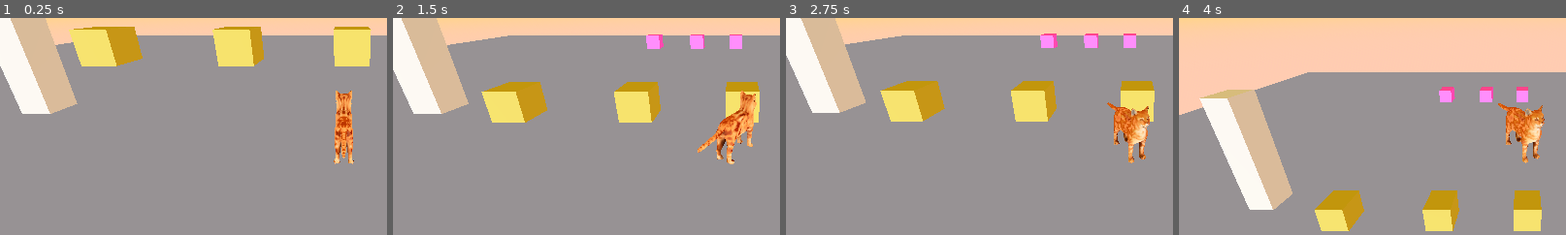
Above: before the commit, frames 1-4 (left to right).
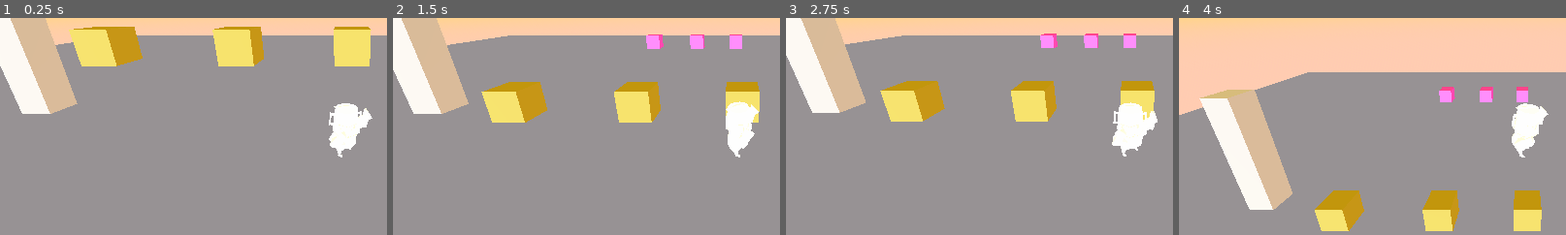
Above: after the commit, the same moments.

Repository: otsuki1153/Game-Jam-Base
Game: Godot game, scene res://Level Scenes/main.tscn
The game is run twice, just before and just after one commit, with the same random seed, the same clock (stepped at 60 frames per second) and the same inputs.
Inputs (mouse positions are % of the whole screen's width and height, from its top left):
- Up to frame 1 (0.25 s): no input
- Up to frame 2 (1.5 s): move the mouse to (55, 50) at 0.52 s; tap A (A) at 0.6 s; tap D (D) at 0.8, 1.35 s; tap Enter at 1.25 s; move the mouse to (45, 50) at 1.27 s
- Up to frame 3 (2.75 s): tap S (S) at 1.55, 2.1 s; move the mouse to (52, 48) at 2.02 s; tap A (A) at 2.3 s
- Up to frame 4 (4 s): move the mouse to (49, 52) at 2.77 s; tap A (A) at 2.85 s; tap D (D) at 3.05, 3.6 s; tap Space (Espaco) at 3.5 s; move the mouse to (57, 51) at 3.52 s; tap S (S) at 3.8 s
The pictures show only the part of the screen within x 6-56%, y 33-82%; the shares and areas given below are measured in that part.

The runs differ from the first frame. In frame 1, 2.0% of the frame differs, in the area x 84-97%, y 33-68%; in frame 2, 2.3%, in the area x 78-95%, y 33-68%; in frame 3, 2.1%; in frame 4, 2.0%.

Commit message:
feat(anim Player)

Diff:
--- /dev/null
+++ b/treino-de-2.5-3d/Characters Models/Chalu/chalu___low_polly___animacoes.tscn
@@ -0,0 +1,26 @@
+[gd_scene format=3 uid="uid://dags8dvgp44h4"]
+
+[ext_resource type="PackedScene" uid="uid://rh3kkep5nyfj" path="res://Characters Models/Chalu/Chalu - LowPolly - Animacoes.fbx" id="1_8o44a"]
+
+[node name="Chalu - LowPolly - Animacoes" unique_id=734700064 instance=ExtResource("1_8o44a")]
+
+[node name="Skeleton3D" parent="Armature" parent_id_path=PackedInt32Array(1131430601) index="0" unique_id=781235695]
+bones/0/rotation = Quaternion(0.61564827, -0.07486294, -0.1482799, 0.7703154)
+bones/1/rotation = Quaternion(0.014177786, -0.01599985, 0.08346849, 0.9962811)
+bones/2/rotation = Quaternion(0.23445484, 0.004056003, -0.047633562, 0.97095084)
+bones/3/rotation = Quaternion(-0.12542759, 0.008071662, -0.0021624397, 0.9920676)
+bones/5/rotation = Quaternion(-0.12467137, 0.24261639, -0.74409205, 0.60985357)
+bones/6/rotation = Quaternion(0.27249798, 0.064365394, -0.14784974, 0.9485476)
+bones/7/rotation = Quaternion(0.48141554, -0.30688938, -0.51280856, 0.6411595)
+bones/8/rotation = Quaternion(-0.0046604024, 0.06254906, -0.019403335, 0.9978424)
+bones/10/rotation = Quaternion(0.42539153, 0.2946818, 0.7268235, 0.45158863)
+bones/11/rotation = Quaternion(-0.0020883412, 0.0077605825, -0.12884763, 0.9916319)
+bones/12/rotation = Quaternion(0.27452043, 0.42972782, -0.26061857, 0.81978685)
+bones/13/rotation = Quaternion(0.16591884, 0.0015203981, -0.020074897, 0.9859339)
+bones/15/position = Vector3(0.019637967, -9.069801e-06, -0.009146514)
+bones/15/rotation = Quaternion(0.8632308, 0.4770659, 0.090109505, -0.13827856)
+bones/16/rotation = Quaternion(0.11640373, -0.040270455, 0.3781284, 0.91752243)
+bones/17/rotation = Quaternion(-0.48549825, -0.08953411, -0.49089012, 0.71784544)
+bones/19/rotation = Quaternion(0.8390651, -0.22617428, -0.4947845, -0.0017975343)
+bones/20/rotation = Quaternion(-0.016784314, -0.013575112, -0.46688357, 0.8840554)
+bones/21/rotation = Quaternion(-0.44573933, -0.061596543, 0.6619915, 0.59940785)
--- a/treino-de-2.5-3d/Characters Scenes/player.gd
+++ b/treino-de-2.5-3d/Characters Scenes/player.gd
@@ -13,7 +13,10 @@
 
 @export var base_attack:float = 1.0
 
-@onready var body: MeshInstance3D = $MeshInstance3D
+@onready var body: Node3D = $"Chalu - LowPolly - Animacoes"
+@onready var player: AnimationPlayer = $"Chalu - LowPolly - Animacoes/AnimationPlayer"
+
+
 @onready var hit_collision_pivot: Node3D = $HitCollisionPivot
 @onready var hit_range: Area3D = $HitCollisionPivot/HitRange
 
@@ -31,6 +34,10 @@
 var can_attack: bool = false
 var paused: bool = false
 
+
+var attacking:bool = false
+var idle: bool = true
+var run: bool = false
 
 func _ready() -> void:
 	add_to_group("player")
@@ -90,6 +97,7 @@
 	var dir = enemy_attacked.global_position - global_position
 	dir.y = 0.0
 	dir = dir.normalized()
+	attacking = false
 
 	if counter_combo_punch == 2 and counter_combo_kick == 0:
 		critical_damage = true
@@ -114,12 +122,15 @@
 
 	if can_attack:
 		if Input.is_action_just_pressed("K(Soco)"):
-			#toca animação de soco com impacto
 			#toca som de soco com impacto
 			if critical_damage == false:
+				attacking = true
+				player.current_animation = "Armature|SocoFraco"
 				enemy_attacked.apply_Impact(dir, push_intensity)
 				counter_combo_punch += 1
 			else:
+				attacking = true
+				player.current_animation = "Armature|SocoForte"
 				var enemies = hit_range.get_overlapping_bodies()
 				for enemy in enemies:
 					if enemy.is_in_group("enemy") and enemy is CharacterBody3D:
@@ -128,13 +139,19 @@
 				counter_combo_kick = 0
 				critical_damage = false
 				hit_range.scale = Vector3.ONE
+				attacking = false
 		elif Input.is_action_just_pressed("L(Chute)"):
 			#toca animação de chute com impacto
 			#toca som de chute com impacto
 			if critical_damage == false:
+				attacking = true
+				player.current_animation = "Armature|ChuteFraco"
 				enemy_attacked.apply_Impact(dir, push_intensity)
 				counter_combo_kick += 1
-			else:
+				attacking = false
+			else:
+				attacking = true
+				player.current_animation = "Armature|ChuteForte"
 				var enemies = hit_range.get_overlapping_bodies()
 				for enemy in enemies:
 					if enemy.is_in_group("enemy") and enemy is CharacterBody3D:
@@ -143,11 +160,14 @@
 				counter_combo_kick = 0
 				critical_damage = false
 				hit_range.scale = Vector3.ONE
+				attacking = false
 	else:
 		if Input.is_action_just_pressed("K(Soco)"):
 			#toca animação de soco sem impacto
 			#toca som de soco sem impacto
 			if critical_damage == false:
+				attacking = true
+				player.current_animation = "Armature|SocoFraco"
 				counter_combo_punch += 1
 			else:
 				counter_combo_kick = 0
@@ -159,6 +179,8 @@
 			if critical_damage == false:
 				counter_combo_kick += 1
 			else:
+				attacking = true
+				player.current_animation = "Armature|ChuteFraco"
 				counter_combo_kick = 0
 				counter_combo_punch = 0
 				critical_damage = false
@@ -166,6 +188,8 @@
 
 	#print("contador chute: ", counter_combo_kick)
 	#print("contador soco: ", counter_combo_punch)
+
+
 
 
 func movement(delta: float) -> void:
@@ -187,6 +211,7 @@
 
 
 		if direction != Vector3.ZERO:
+			run = true
 			velocity.x = move_toward(velocity.x, direction.x * SPEED, acceleration * delta)
 			velocity.z = move_toward(velocity.z, direction.z * SPEED, acceleration * delta)
 			var target_angle = atan2(direction.x, direction.z)
@@ -194,6 +219,9 @@
 			body.rotation.y = lerp_angle(body.rotation.y, target_angle, 5.0 * delta)
 			hit_collision_pivot.look_at(look_target, Vector3.UP)
 		else:
+			if !attacking:
+				player.current_animation = "Armature|Idle"
+
 			velocity.x = move_toward(velocity.x, 0, friction * delta)
 			velocity.z = move_toward(velocity.z, 0, friction * delta)
 	else:
--- a/treino-de-2.5-3d/Characters Scenes/player.tscn
+++ b/treino-de-2.5-3d/Characters Scenes/player.tscn
@@ -1,7 +1,7 @@
 [gd_scene format=3 uid="uid://dh6sf4bucm567"]
 
 [ext_resource type="Script" uid="uid://ctua7o57wg858" path="res://Characters Scenes/player.gd" id="1_365mm"]
-[ext_resource type="ArrayMesh" uid="uid://don3tebuteehu" path="res://Characters Models/Gato PlaceHolder/12221_Cat_v1_l3.obj" id="2_k6te6"]
+[ext_resource type="PackedScene" uid="uid://dags8dvgp44h4" path="res://Characters Models/Chalu/chalu___low_polly___animacoes.tscn" id="2_k6te6"]
 
 [sub_resource type="CapsuleShape3D" id="CapsuleShape3D_k6te6"]
 
@@ -15,9 +15,8 @@
 collision_mask = 0
 script = ExtResource("1_365mm")
 
-[node name="MeshInstance3D" type="MeshInstance3D" parent="." unique_id=77113508]
-transform = Transform3D(-0.03, 2.6226832e-09, 1.1464113e-16, 0, -1.3113416e-09, 0.03, 2.6226832e-09, 0.03, 1.3113416e-09, 0, 0, 0)
-mesh = ExtResource("2_k6te6")
+[node name="Chalu - LowPolly - Animacoes" parent="." unique_id=734700064 instance=ExtResource("2_k6te6")]
+transform = Transform3D(0.1, 0, 0, 0, 0.1, 0, 0, 0, 0.1, 0, 0, 0)
 
 [node name="CollisionShape3D" type="CollisionShape3D" parent="." unique_id=1370681163]
 transform = Transform3D(1, 0, 0, 0, 1, 0, 0, 0, 1, 0, 0.34, 0)
--- a/treino-de-2.5-3d/Level Scenes/main.tscn
+++ b/treino-de-2.5-3d/Level Scenes/main.tscn
@@ -62,4 +62,3 @@
 
 [node name="EnemySpawner" parent="." unique_id=1371531462 instance=ExtResource("5_uoob5")]
 transform = Transform3D(1, 0, 0, 0, 1, 0, 0, 0, 1, 5.532439, 1.3264706, 0)
-enemy_scene = ExtResource("2_8c7bq")
Binary file added: treino-de-2.5-3d/Characters Models/Chalu/Chalu - LowPolly - Animacoes.fbx
Not shown, added: treino-de-2.5-3d/Characters Models/Chalu/Chalu - LowPolly - Animacoes.fbx.import
